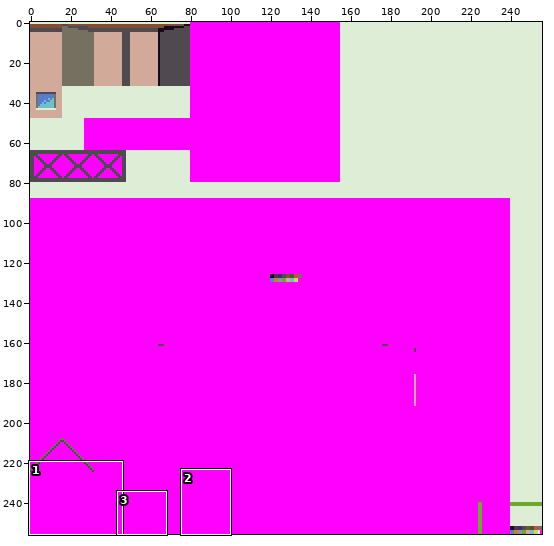
Two versions of one sprite sheet, assets/tiles1.png. The picture above shows the old version from afar; the outline marks the close-up.
Close-up. Before the commit:
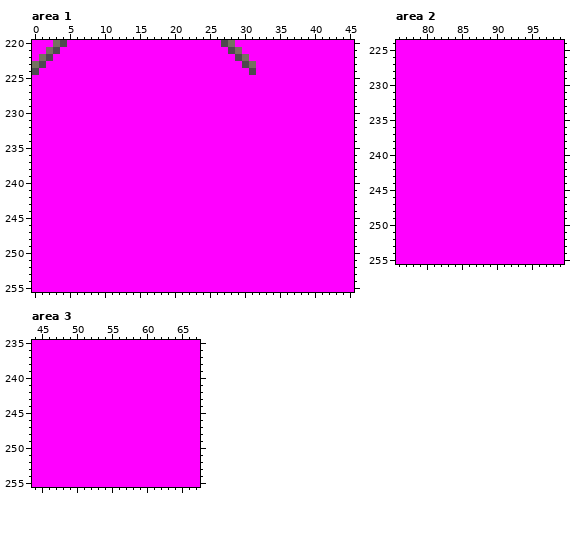
The file is 256x256 pixels. Shown: area 1: x 0..45, y 220..255; area 2: x 76..99, y 224..255; area 3: x 44..67, y 235..255. The commit also changed other parts of the picture, which this record leaves out.
Once edited:
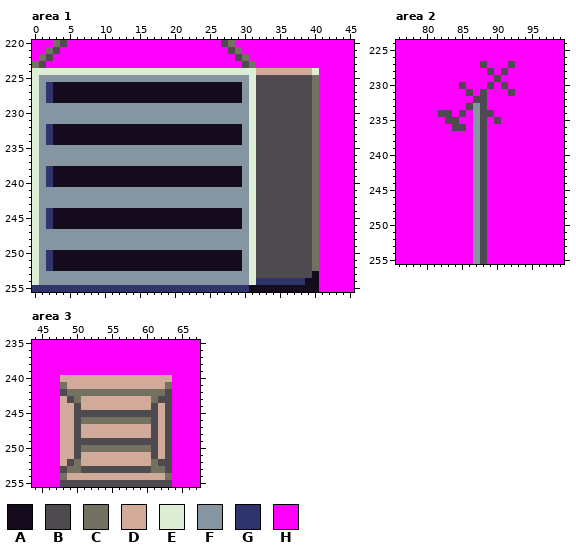
Palette (. is transparent): A #140c1c  B #4e4a4f  C #757161  D #d2aa99  E #deeed6  F #8595a1  G #30346d  H #ff00ff
Edits made:
Changed rows in their new state; - is an unchanged pixel.
Area 1:
first column x 0:
224 EEEEEEEEEEEEEEEEEEEEEEEEEEEEEEEEDDDDDDDDE
225 EFFFFFFFFFFFFFFFFFFFFFFFFFFFFFFEBBBBBBBBC
226 EFGAAAAAAAAAAAAAAAAAAAAAAAAAAAFEBBBBBBBBC
227 EFGAAAAAAAAAAAAAAAAAAAAAAAAAAAFEBBBBBBBBC
228 EFGAAAAAAAAAAAAAAAAAAAAAAAAAAAFEBBBBBBBBC
229 EFFFFFFFFFFFFFFFFFFFFFFFFFFFFFFEBBBBBBBBC
230 EFFFFFFFFFFFFFFFFFFFFFFFFFFFFFFEBBBBBBBBC
231 EFFFFFFFFFFFFFFFFFFFFFFFFFFFFFFEBBBBBBBBC
232 EFGAAAAAAAAAAAAAAAAAAAAAAAAAAAFEBBBBBBBBC
233 EFGAAAAAAAAAAAAAAAAAAAAAAAAAAAFEBBBBBBBBC
234 EFGAAAAAAAAAAAAAAAAAAAAAAAAAAAFEBBBBBBBBC
235 EFFFFFFFFFFFFFFFFFFFFFFFFFFFFFFEBBBBBBBBC
236 EFFFFFFFFFFFFFFFFFFFFFFFFFFFFFFEBBBBBBBBC
237 EFFFFFFFFFFFFFFFFFFFFFFFFFFFFFFEBBBBBBBBC
238 EFGAAAAAAAAAAAAAAAAAAAAAAAAAAAFEBBBBBBBBC
239 EFGAAAAAAAAAAAAAAAAAAAAAAAAAAAFEBBBBBBBBC
240 EFGAAAAAAAAAAAAAAAAAAAAAAAAAAAFEBBBBBBBBC
241 EFFFFFFFFFFFFFFFFFFFFFFFFFFFFFFEBBBBBBBBC
242 EFFFFFFFFFFFFFFFFFFFFFFFFFFFFFFEBBBBBBBBC
243 EFFFFFFFFFFFFFFFFFFFFFFFFFFFFFFEBBBBBBBBC
244 EFGAAAAAAAAAAAAAAAAAAAAAAAAAAAFEBBBBBBBBC
245 EFGAAAAAAAAAAAAAAAAAAAAAAAAAAAFEBBBBBBBBC
246 EFGAAAAAAAAAAAAAAAAAAAAAAAAAAAFEBBBBBBBBC
247 EFFFFFFFFFFFFFFFFFFFFFFFFFFFFFFEBBBBBBBBC
248 EFFFFFFFFFFFFFFFFFFFFFFFFFFFFFFEBBBBBBBBC
249 EFFFFFFFFFFFFFFFFFFFFFFFFFFFFFFEBBBBBBBBC
250 EFGAAAAAAAAAAAAAAAAAAAAAAAAAAAFEBBBBBBBBC
251 EFGAAAAAAAAAAAAAAAAAAAAAAAAAAAFEBBBBBBBBC
252 EFGAAAAAAAAAAAAAAAAAAAAAAAAAAAFEBBBBBBBBC
253 EFFFFFFFFFFFFFFFFFFFFFFFFFFFFFFEBBBBBBBBA
254 EFFFFFFFFFFFFFFFFFFFFFFFFFFFFFFEGGGGGGGAA
255 GGGGGGGGGGGGGGGGGGGGGGGGGGGGGGGAAAAAAAAAA
Area 2:
first column x 82:
227 ------B---B
228 -------B-B-
229 --------B--
230 ---B---B-B-
231 ----B-B---B
232 -----BB----
233 ----BFB----
234 BB-B-FBB---
235 -BB--FB-B--
236 --BB-FB----
237 -----FB----
238 -----FB----
239 -----FB----
240 -----FB----
241 -----FB----
242 -----FB----
243 -----FB----
244 -----FB----
245 -----FB----
246 -----FB----
247 -----FB----
248 -----FB----
249 -----FB----
250 -----FB----
251 -----FB----
252 -----FB----
253 -----FB----
254 -----FB----
255 -----FB----
Area 3:
first column x 48:
240 DDDDDDDDDDDDDDDD
241 CDDDDDDDDDDDDDDC
242 BCCCCCCCCCCCCCCB
243 DBCDDDDDDDDDDCBB
244 DDBDDDDDDDDDDBDB
245 DDBBBBBBBBBBBBDB
246 DDBCCCCCCCCCCBDB
247 DDBDDDDDDDDDDBDB
248 DDBDDDDDDDDDDBDB
249 DDBBBBBBBBBBBBDB
250 DDBCCCCCCCCCCBDB
251 DDBDDDDDDDDDDBDB
252 DBCDDDDDDDDDDCBB
253 BCCBBBBBBBBBBCCB
254 CDDDDDDDDDDDDDDC
255 BBBBBBBBBBBBBBBB
